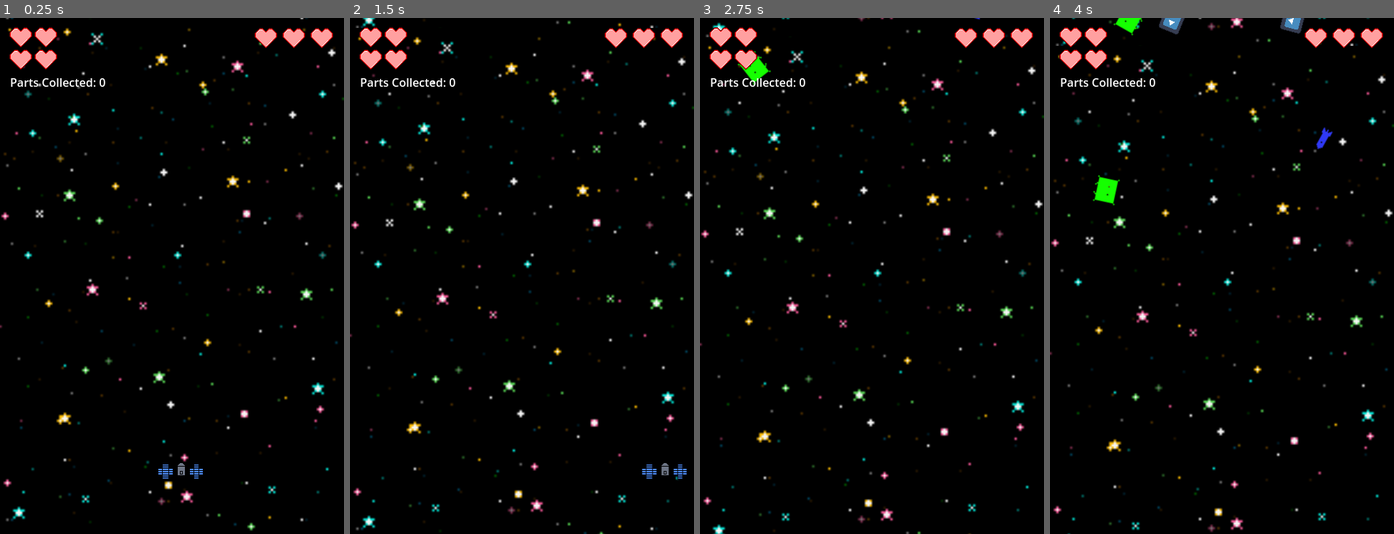
Above: before the commit, frames 1-4 (left to right).
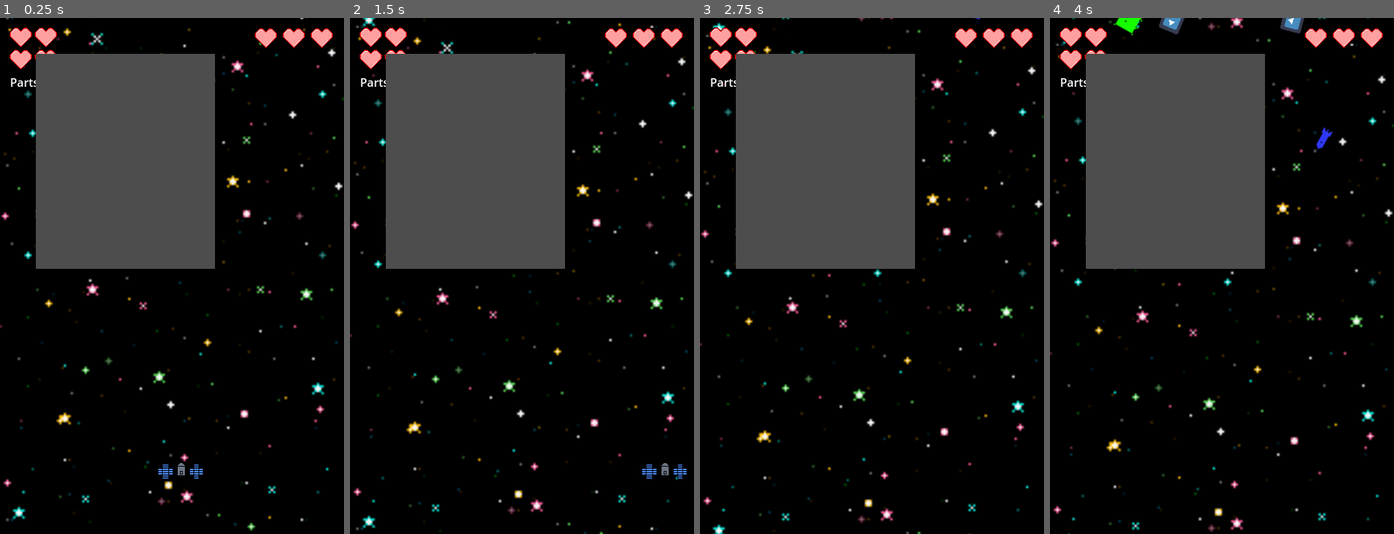
Above: after the commit, the same moments.

Repository: MissionToPsyche-Iridium/iridium_18b_ar_xr-asu
Game: Godot game, scene res://Game/world.tscn
Two runs of this game, one before a commit and one after it. Both use one fixed random seed, a clock stepped at 60 frames per second and the inputs below. The engine's default icon, where the game draws it, is replaced by a stand-in: a white triangle on a blue panel in a dark square.
Inputs:
- Up to frame 1 (0.25 s): no input
- Up to frame 2 (1.5 s): hold Right (move_right) 0.53-1.28 s; hold Left (move_left) from 1.28 s (still down)
- Up to frame 3 (2.75 s): release Left (move_left) at 2.03 s; hold Right (move_right) from 2.03 s (still down)
- Up to frame 4 (4 s): release Right (move_right) at 3.53 s; hold Left (move_left) from 3.53 s (still down)

The runs differ from the first frame. In frame 1, 22% of the frame differs, in the area x 10-63%, y 6-49%; in frame 2, 22%; in frame 3, 22%; in frame 4, 22%.

Commit message:
Update part sprites and endscreen

Diff:
--- /dev/null
+++ b/HUD/GravityButton.gd
@@ -0,0 +1,10 @@
+extends TextureButton
+
+@onready var popup = $Popup
+@onready var lab = $Popup/Label
+func _on_pressed():
+	showPopup()
+
+func showPopup():
+	popup.show()
+	lab.text = "The Psyche science team will rely on the telecommunications system, primarily used to send commands to and receive data from the spacecraft, to conduct gravity science. By analyzing the X-band radio waves the spacecraft communicates with, scientists can measure how asteroid Psyche affects the spacecraft’s orbit. From that information, scientists can determine the asteroid’s rotation, mass, and gravity field, providing additional clues about the composition and structure of Psyche’s interior."
--- a/HUD/HUD.tscn
+++ b/HUD/HUD.tscn
@@ -1,6 +1,14 @@
-[gd_scene load_steps=3 format=3 uid="uid://b8ns7dtexd1rd"]
+[gd_scene load_steps=11 format=3 uid="uid://b8ns7dtexd1rd"]
 
 [ext_resource type="Texture2D" uid="uid://dnpuh8l4cu5y4" path="res://Live Heart.png" id="1_hy3a2"]
+[ext_resource type="Script" path="res://HUD/popupP.gd" id="3_8ko85"]
+[ext_resource type="Texture2D" uid="uid://pmj8hbfo10bf" path="res://bigImag.png" id="3_112go"]
+[ext_resource type="Texture2D" uid="uid://b13rbymnr28u0" path="res://bigGam.png" id="3_pxbea"]
+[ext_resource type="Script" path="res://HUD/popup.gd" id="4_d6vth"]
+[ext_resource type="Texture2D" uid="uid://dwxbilur8rjhc" path="res://newMag.png" id="4_kbs6q"]
+[ext_resource type="Texture2D" uid="uid://cwt1rrkhq1g7p" path="res://bigGrav.png" id="5_bxfkj"]
+[ext_resource type="Script" path="res://HUD/GravityButton.gd" id="7_38t2a"]
+[ext_resource type="Script" path="res://HUD/magneto.gd" id="9_2ls5q"]
 
 [sub_resource type="LabelSettings" id="LabelSettings_j8jc7"]
 font_size = 57
@@ -27,10 +35,10 @@
 text = "Parts Collected: 0"
 
 [node name="GameOver" type="Label" parent="."]
-offset_left = 53.0
-offset_top = 271.0
-offset_right = 436.0
-offset_bottom = 423.0
+offset_left = 125.0
+offset_top = 150.0
+offset_right = 225.0
+offset_bottom = 250.0
 label_settings = SubResource("LabelSettings_j8jc7")
 
 [node name="PartsOne" type="Sprite2D" parent="."]
@@ -48,3 +56,106 @@
 [node name="PartsFour" type="Sprite2D" parent="."]
 position = Vector2(64, 58)
 texture = ExtResource("1_hy3a2")
+
+[node name="TextureButton2" type="TextureButton" parent="."]
+visible = false
+anchors_preset = 1
+anchor_left = 1.0
+anchor_right = 1.0
+offset_left = -230.0
+offset_top = 250.0
+offset_right = -30.0
+offset_bottom = 404.0
+grow_horizontal = 0
+texture_normal = ExtResource("3_112go")
+script = ExtResource("3_8ko85")
+
+[node name="Popup" type="Popup" parent="TextureButton2"]
+auto_translate_mode = 1
+title = "Hello"
+position = Vector2i(50, 50)
+size = Vector2i(250, 300)
+visible = true
+
+[node name="Label" type="Label" parent="TextureButton2/Popup"]
+offset_left = 25.0
+offset_right = 225.0
+offset_bottom = 300.0
+horizontal_alignment = 1
+autowrap_mode = 2
+
+[node name="TextureButton" type="TextureButton" parent="."]
+visible = false
+offset_left = 50.0
+offset_top = 250.0
+offset_right = 250.0
+offset_bottom = 404.0
+action_mode = 0
+button_mask = 7
+texture_normal = ExtResource("3_pxbea")
+script = ExtResource("4_d6vth")
+
+[node name="Popup" type="Popup" parent="TextureButton"]
+auto_translate_mode = 1
+title = "Hello"
+position = Vector2i(50, 50)
+size = Vector2i(250, 300)
+visible = true
+
+[node name="Label" type="Label" parent="TextureButton/Popup"]
+offset_left = 25.0
+offset_right = 225.0
+offset_bottom = 300.0
+horizontal_alignment = 1
+autowrap_mode = 2
+
+[node name="TextureButton3" type="TextureButton" parent="."]
+visible = false
+offset_left = 25.0
+offset_top = 500.0
+offset_right = 225.0
+offset_bottom = 659.0
+texture_normal = ExtResource("5_bxfkj")
+script = ExtResource("7_38t2a")
+
+[node name="Popup" type="Popup" parent="TextureButton3"]
+auto_translate_mode = 1
+title = "Hello"
+position = Vector2i(50, 50)
+size = Vector2i(250, 300)
+visible = true
+
+[node name="Label" type="Label" parent="TextureButton3/Popup"]
+offset_left = 25.0
+offset_right = 225.0
+offset_bottom = 300.0
+horizontal_alignment = 1
+autowrap_mode = 2
+
+[node name="TextureButton4" type="TextureButton" parent="."]
+visible = false
+offset_left = 275.0
+offset_top = 500.0
+offset_right = 475.0
+offset_bottom = 702.0
+texture_normal = ExtResource("4_kbs6q")
+script = ExtResource("9_2ls5q")
+
+[node name="Popup" type="Popup" parent="TextureButton4"]
+auto_translate_mode = 1
+title = "Hello"
+position = Vector2i(50, 50)
+size = Vector2i(250, 300)
+visible = true
+
+[node name="Label" type="Label" parent="TextureButton4/Popup"]
+offset_left = 25.0
+offset_right = 225.0
+offset_bottom = 300.0
+horizontal_alignment = 1
+autowrap_mode = 2
+
+[connection signal="pressed" from="TextureButton2" to="TextureButton2" method="_on_pressed"]
+[connection signal="pressed" from="TextureButton" to="TextureButton" method="_on_pressed"]
+[connection signal="pressed" from="TextureButton3" to="TextureButton3" method="_on_pressed"]
+[connection signal="pressed" from="TextureButton4" to="TextureButton4" method="_on_pressed"]
--- /dev/null
+++ b/HUD/magneto.gd
@@ -0,0 +1,10 @@
+extends TextureButton
+
+@onready var popup = $Popup
+@onready var lab = $Popup/Label
+func _on_pressed():
+	showPopup()
+
+func showPopup():
+	popup.show()
+	lab.text = "The orbiter’s magnetometer will look for evidence of an ancient magnetic field at asteroid Psyche. Unlike Earth and other rocky planets that generate a magnetic field in their liquid metallic cores, small bodies like asteroids do not generate one because they are frozen. Confirmation of a remanent magnetic field at Psyche would be strong evidence that the asteroid formed from the core of a planetary body."
--- /dev/null
+++ b/HUD/popup.gd
@@ -0,0 +1,13 @@
+extends TextureButton
+
+@onready var popup = $Popup
+@onready var lab = $Popup/Label
+func _on_pressed():
+	showPopup()
+
+func showPopup():
+	popup.show()
+	lab.text = "The orbiter’s gamma-ray and neutron spectrometer will help scientists determine the chemical elements that make up the asteroid’s surface material.
+	As cosmic rays and high energy particles bombard the asteroid Psyche’s surface, the elements there absorb the energy.
+	In response, they emit neutrons and gamma rays of varying energy levels.
+	The spectrometer can detect these emissions, enabling scientists to match them to properties of known elements to determine what Psyche is made of."
--- /dev/null
+++ b/HUD/popupP.gd
@@ -0,0 +1,12 @@
+extends TextureButton
+
+@onready var popup = $Popup
+@onready var lab = $Popup/Label
+func _on_pressed():
+	showPopup()
+
+func showPopup():
+	popup.show()
+	lab.text = "Psyche’s multispectral imager consists of a pair of identical cameras equipped with filters and telescopic lenses to photograph the surface of the asteroid in different wavelengths of light.
+	 The cameras can take pictures in the part of the spectrum visible to the human eye, as well as in near-infrared wavelengths of light beyond what humans can see.
+"
--- a/Player/player.gd
+++ b/Player/player.gd
@@ -1,9 +1,12 @@
 extends CharacterBody2D
-
 @export var MAX_SPEED = 300
 @export var ACCELERATION = 500
 var lives = 3
 var deadHeart = preload("res://Dead Heart.png")
+var imager = preload("res://Imagero.png")
+var magneto = preload("res://magneto.png")
+var gamma = preload("res://gamma.png")
+var grav = preload("res://grav.png")
 var parts = 0
 var gameOver = false
 
@@ -41,7 +44,11 @@
 	lives -= 1
 	if lives == 0:
 		gameOver = true
-		get_parent().get_node("HUD").get_node("GameOver").text = "Game Over!\nYou Lose :("
+		get_parent().get_node("HUD").get_node("TextureButton").visible = true
+		get_parent().get_node("HUD").get_node("TextureButton2").visible = true
+		get_parent().get_node("HUD").get_node("TextureButton3").visible = true
+		get_parent().get_node("HUD").get_node("TextureButton4").visible = true
+		get_parent().get_node("HUD").get_node("GameOver").text = "You lost"
 		get_parent().get_node("HUD").get_node("GameOver").label_settings.font_color = Color(1, 0, 0, 1)
 		queue_free()
 
@@ -49,16 +56,20 @@
 	parts += 1
 	get_parent().get_node("HUD").get_node("PartsCount").text = "Parts Collected: " + str(parts)
 	if (area.partNum == 1):
-		get_parent().get_node("HUD").get_node("PartsOne").texture = deadHeart
+		get_parent().get_node("HUD").get_node("PartsOne").texture = imager
 	elif (area.partNum == 2):
-		get_parent().get_node("HUD").get_node("PartsTwo").texture = deadHeart
+		get_parent().get_node("HUD").get_node("PartsTwo").texture = magneto
 	elif (area.partNum == 3):
-		get_parent().get_node("HUD").get_node("PartsThree").texture = deadHeart
+		get_parent().get_node("HUD").get_node("PartsThree").texture = gamma
 	else:
-		get_parent().get_node("HUD").get_node("PartsFour").texture = deadHeart
+		get_parent().get_node("HUD").get_node("PartsFour").texture = grav
 	if (parts >= 4):
 		gameOver = true
-		get_parent().get_node("HUD").get_node("GameOver").text = "Game Over!\nYou Win! :)"
+		get_parent().get_node("HUD").get_node("TextureButton").visible = true
+		get_parent().get_node("HUD").get_node("TextureButton2").visible = true
+		get_parent().get_node("HUD").get_node("TextureButton3").visible = true
+		get_parent().get_node("HUD").get_node("TextureButton4").visible = true
+		get_parent().get_node("HUD").get_node("GameOver").text = "You win"
 		get_parent().get_node("HUD").get_node("GameOver").label_settings.font_color = Color(0, 1, 0, 1)
 
 func _on_area_2d_area_entered(area: Area2D):
--- /dev/null
+++ b/end_game.tscn
@@ -0,0 +1,21 @@
+[gd_scene load_steps=2 format=3 uid="uid://bs533vk2d8t0"]
+
+[sub_resource type="LabelSettings" id="LabelSettings_vxila"]
+font_color = Color(0, 0.598276, 0.721097, 1)
+
+[node name="EndGame" type="CanvasLayer"]
+
+[node name="Control" type="Control" parent="."]
+layout_mode = 3
+anchors_preset = 0
+offset_right = 40.0
+offset_bottom = 40.0
+
+[node name="Label" type="Label" parent="."]
+offset_right = 40.0
+offset_bottom = 23.0
+text = "Congratulations !
+You Helped Psyche
+Reach It's Destination"
+label_settings = SubResource("LabelSettings_vxila")
+horizontal_alignment = 1
Binary file added: Imagero.png
Not shown, added: Imagero.png.import
Binary file added: Screenshot 2025-03-19 140420.png
Not shown, added: Screenshot 2025-03-19 140420.png.import
Binary file added: Screenshot 2025-03-19 140438.png
Not shown, added: Screenshot 2025-03-19 140438.png.import
Binary file added: Screenshot 2025-03-19 140446.png
Not shown, added: Screenshot 2025-03-19 140446.png.import
Binary file added: antenna.png
Not shown, added: antenna.png.import
Binary file added: bigGam.png
Not shown, added: bigGam.png.import
(and 31 more such lines)
